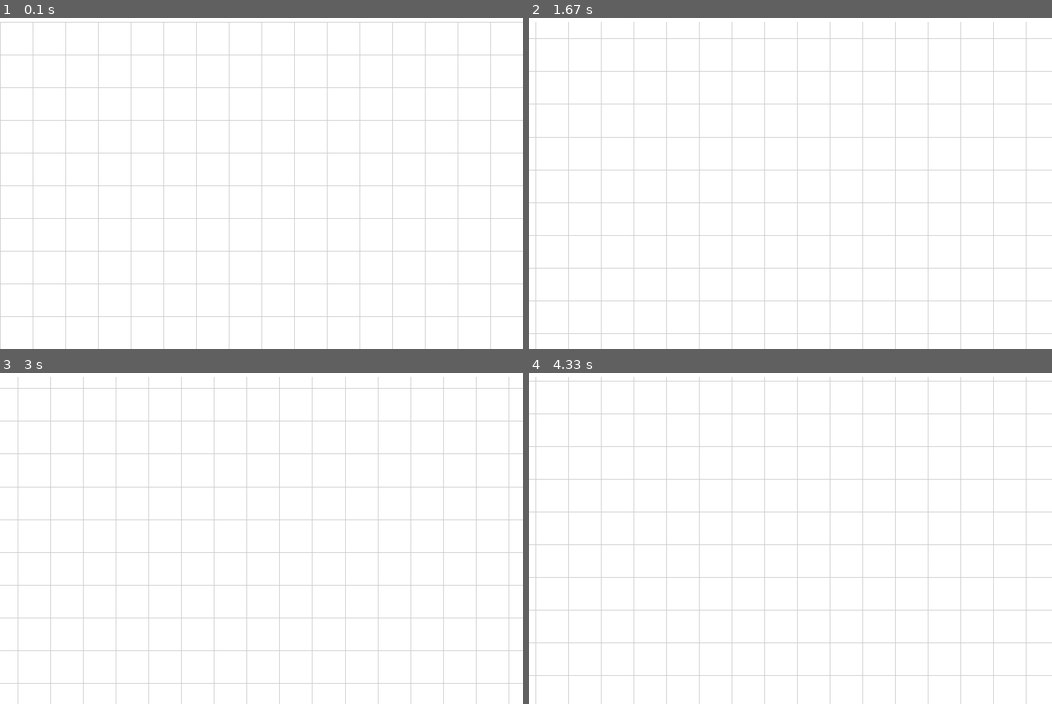
Above: before the commit, frames 1-4 (two rows, left to right).
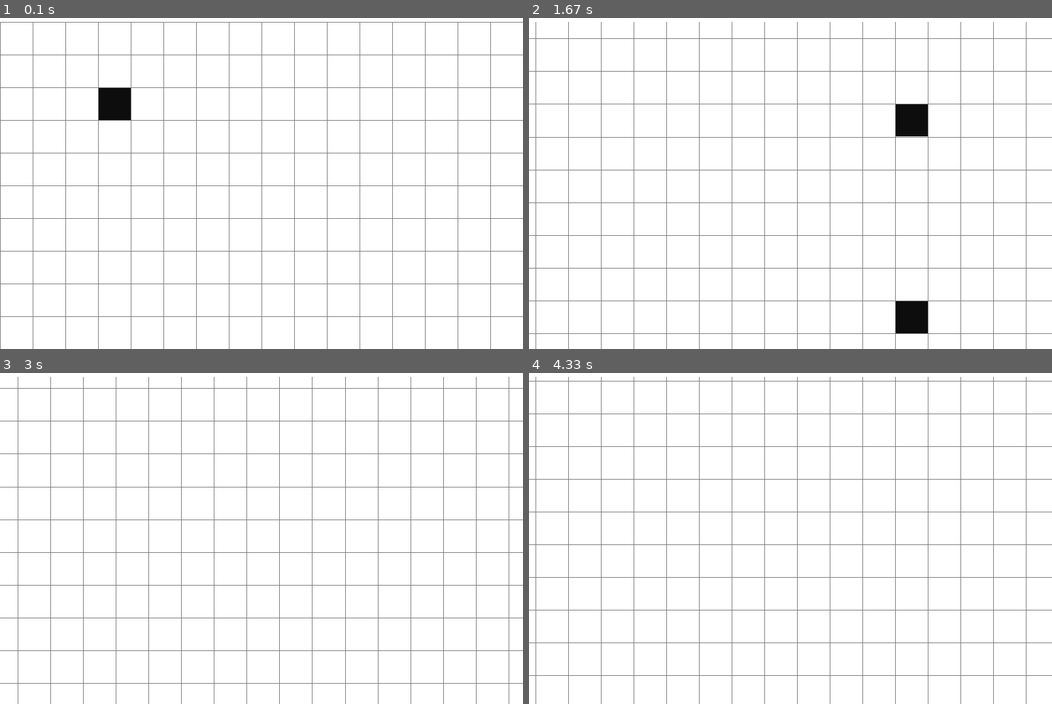
Above: after the commit, the same moments.

Repository: Aniruddha-Deb/PyGameOfLife
Game: pygame game, started from pygameoflife/__main__.py
Same seed, same stepped clock (60 frames per second), same inputs: the game is played once before the commit and once after it.
Inputs (mouse positions are in pixels of both pictures, inside the frame that each line leads up to):
- Up to frame 1 (0.1 s): no input
- Up to frame 2 (1.67 s): press the mouse at (664, 157) at 0.37 s; move the mouse to (753, 196) at 0.47 s; release the mouse at (842, 239) at 0.6 s; press the mouse at (664, 157) at 0.7 s; move the mouse to (759, 170) at 0.8 s; release the mouse at (853, 186) at 0.93 s; press the mouse at (664, 157) at 1.17 s; move the mouse to (717, 206) at 1.27 s; release the mouse at (764, 256) at 1.4 s; move the mouse to (664, 157) at 1.63 s
- Up to frame 3 (3 s): press the mouse at (135, 512) at 1.67 s; move the mouse to (266, 538) at 1.77 s; release the mouse at (397, 568) at 1.9 s; press the mouse at (135, 512) at 2.27 s; move the mouse to (287, 561) at 2.37 s; release the mouse at (444, 611) at 2.5 s; press the mouse at (135, 512) at 2.93 s
- Up to frame 4 (4.33 s): move the mouse to (780, 475) at 3.03 s; release the mouse at (900, 439) at 3.17 s; press the mouse at (664, 512) at 3.63 s; move the mouse to (785, 462) at 3.73 s; release the mouse at (905, 412) at 3.87 s; move the mouse to (664, 512) at 4.3 s

The runs differ from the first frame. In frame 1, 4.5% of the frame differs, in the area x 0-100%, y 1-100%; in frame 2, 5.1%; in frame 3, 3.9%; in frame 4, 3.9%.

Commit message:
Cell rendering done, yay

Diff:
--- a/pygameoflife/app.py
+++ b/pygameoflife/app.py
@@ -2,6 +2,9 @@
 from pygame import Vector2
 
 from pygameoflife.renderer import Renderer, Camera
+from pygameoflife.game import Game
+
+MIN_SIZE = (800, 600)
 
 class App:
 
@@ -9,13 +12,21 @@
 		pygame.init()
 		pygame.display.set_caption('PyGameOfLife')
 
-		self.win_surf = pygame.display.set_mode((800,600))
+		self.win_surf = pygame.display.set_mode(MIN_SIZE, pygame.RESIZABLE)
 		self.is_running = True
+
+		self.game = Game()
+		# testing only
+		self.game.activate_cell((3,-3))
+		self.game.activate_cell((-3,-3))
+		self.game.activate_cell((-3,3))
+		self.game.activate_cell((3,3))
 
 		self.renderer = Renderer(self.win_surf)
 		self.camera = Camera(Vector2(0,0), 50)
 
 		self.renderer.render_grid(self.camera)
+		self.renderer.render_cells(self.camera, self.game)
 		pygame.display.update()
 
 		self.dragging = False
@@ -39,13 +50,31 @@
 			self.camera.pos += delta/self.camera.get_scale()
 			self.prev_mouse_loc = loc
 			self.renderer.render_grid(self.camera)
+			self.renderer.render_cells(self.camera, self.game)
 
 	def handle_mouse_wheel_event(self, evt):
 		self.camera.add_to_scale(evt.y)
 		self.renderer.render_grid(self.camera)
+		self.renderer.render_cells(self.camera, self.game)
 
 	def handle_quit_event(self, evt):
 		self.is_running = False
+
+	def handle_video_resize_event(self, evt):
+		# video resize events are only fired after resizing is complete,
+		# so the picture on screen is linearly scaled while the frame is
+		# being resized. This is a known bug, and for now I'll stick
+		# with it because there's no way of changing it in SDL atleast.
+		# bug @ https://github.com/libsdl-org/SDL/issues/1059
+		w, h = evt.size
+		if w < MIN_SIZE[0]:
+			w = MIN_SIZE[0]
+		if h < MIN_SIZE[1]:
+			h = MIN_SIZE[1]
+		self.win_surf = pygame.display.set_mode((w,h), pygame.RESIZABLE)
+		self.renderer.surface = self.win_surf
+		self.renderer.render_grid(self.camera)
+		self.renderer.render_cells(self.camera, self.game)
 
 	def run(self):
 		evt_dict = {
@@ -54,6 +83,7 @@
 			pygame.MOUSEMOTION: self.handle_mouse_motion_event,
 			pygame.MOUSEWHEEL: self.handle_mouse_wheel_event,
 			pygame.QUIT: self.handle_quit_event,
+			pygame.VIDEORESIZE: self.handle_video_resize_event
 		}
 
 		while self.is_running:
--- a/pygameoflife/game.py
+++ b/pygameoflife/game.py
@@ -3,6 +3,9 @@
 	def __init__(self):
 		self.live_cells = {}
 		self.dead_cells = {}
+
+	def is_alive(self, cell):
+		return cell in self.live_cells
 
 	def get_neighbours(self, cell):
 		neighbours = []
@@ -20,14 +23,14 @@
 		# update all neighbours
 		for nb in self.get_neighbours(cell):
 			if nb in self.live_cells:
-				self.live_cells[nb_cell] -= 1
+				self.live_cells[nb] -= 1
 			elif nb in self.dead_cells:
-				self.dead_cells[nb_cell] -= 1
-				if self.dead_cells[nb_cell] == 0:
-					del self.dead_cells[nb_cell]
+				self.dead_cells[nb] -= 1
+				if self.dead_cells[nb] == 0:
+					del self.dead_cells[nb]
 
 	def activate_cell(self, cell):
-		if cell in self.dead_cells[cell]:
+		if cell in self.dead_cells:
 			self.live_cells[cell] = self.dead_cells[cell]
 			del self.dead_cells[cell]
 		else:
@@ -38,11 +41,11 @@
 		# update all neighbours
 		for nb in self.get_neighbours(cell):
 			if nb in self.live_cells:
-				self.live_cells[nb_cell] += 1
+				self.live_cells[nb] += 1
 			elif nb in self.dead_cells:
-				self.dead_cells[nb_cell] += 1
+				self.dead_cells[nb] += 1
 			elif nb not in self.dead_cells:
-				self.dead_cells[nb_cell] = 1
+				self.dead_cells[nb] = 1
 
 	def toggle_cell(self, cell):
 		if cell in self.live_cells:
--- a/pygameoflife/renderer.py
+++ b/pygameoflife/renderer.py
@@ -5,8 +5,8 @@
 from pygameoflife.game import Game
 
 BG_COLOR = pygame.Color('white')
-GRID_COLOR = pygame.Color('grey80')
-ACTIVE_CELL_COLOR = pygame.Color('grey95')
+GRID_COLOR = pygame.Color('grey50')
+ACTIVE_CELL_COLOR = pygame.Color('grey5')
 
 HDR_HEIGHT = 100
 
@@ -14,15 +14,14 @@
 
 	def __init__(self, surface: Surface):
 		self.surface = surface
-		self.min_size = (800, 600)
-		self.size = (800, 600)
 		self.surface_changed = False;
 
 	def render_grid(self, camera):
 		w, h = self.surface.get_size()
+
 		self.surface.fill(BG_COLOR)
 		scale = camera.get_scale()
-		# draw vertical lines
+
 		i = math.ceil(camera.pos.x)
 		vlpos = (i-camera.pos.x)*scale
 		while vlpos < w:
@@ -37,6 +36,41 @@
 
 		self.surface_changed = True
 
+	# Convention is that cell (x,y) is the TOP RIGHT cell ie it spans the range
+	# (x->x+1, y->y+1)
+	def render_cells(self, camera, game):
+		w, h = self.surface.get_size()
+		scale = camera.get_scale()
+
+		camx, camy = camera.pos
+		x = math.floor(camx)
+		y = math.floor(camy)
+		nx = math.floor(w/scale + 1)
+		ny = math.floor((h-HDR_HEIGHT)/scale + 1)
+		rx, ry = (0,0)
+		cx, cy = ((x-camx)*scale, HDR_HEIGHT-(y+1-camy)*scale)
+		while rx < nx:
+			while ry > -ny:
+				if game.is_alive((x+rx, y+ry)):
+					# render cell
+					cell_tlx, cell_tly = cx+1, cy+1
+					diff_x, diff_y = (0,0)
+					if cell_tly < HDR_HEIGHT:
+						diff_y = HDR_HEIGHT-cell_tly
+						cell_tly = HDR_HEIGHT
+					pygame.draw.rect(
+						self.surface,
+						ACTIVE_CELL_COLOR,
+						pygame.Rect(cell_tlx, cell_tly, scale-diff_x-1, scale-diff_y-1)
+					)
+				ry -= 1
+				cy += scale
+			rx += 1
+			cx += scale
+			cy = HDR_HEIGHT-(y+1-camy)*scale
+			ry = 0
+
+		self.surface_changed = True
 
 class Camera:
 
